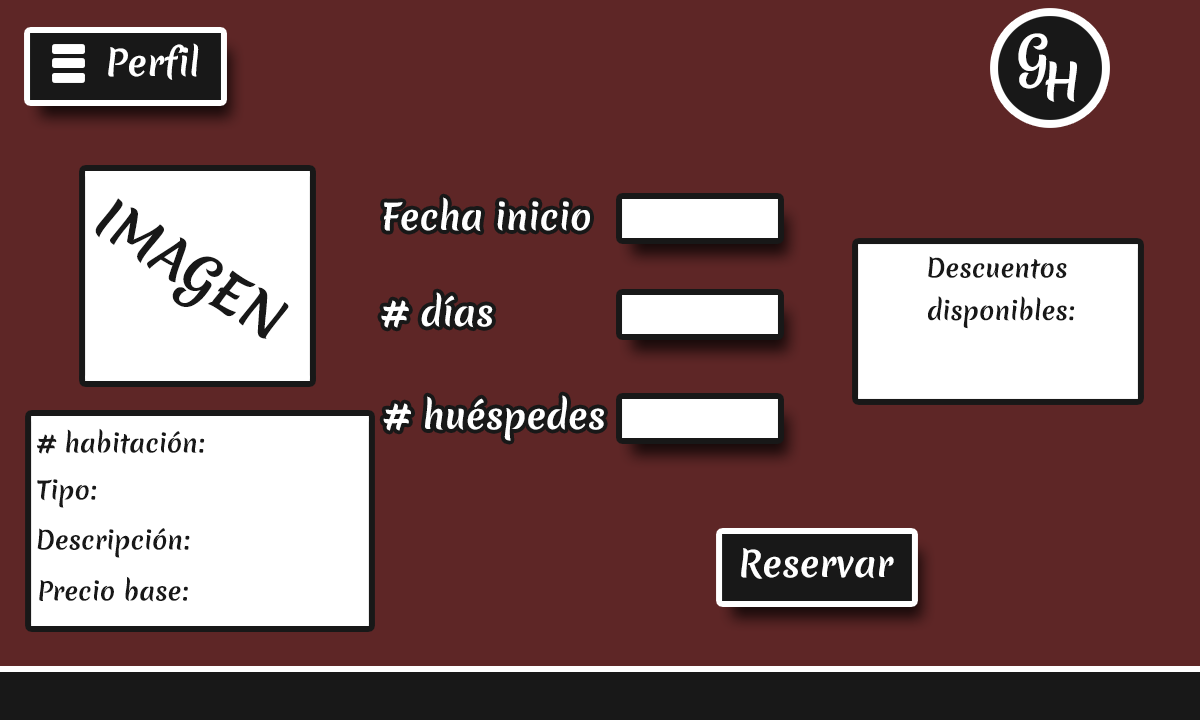
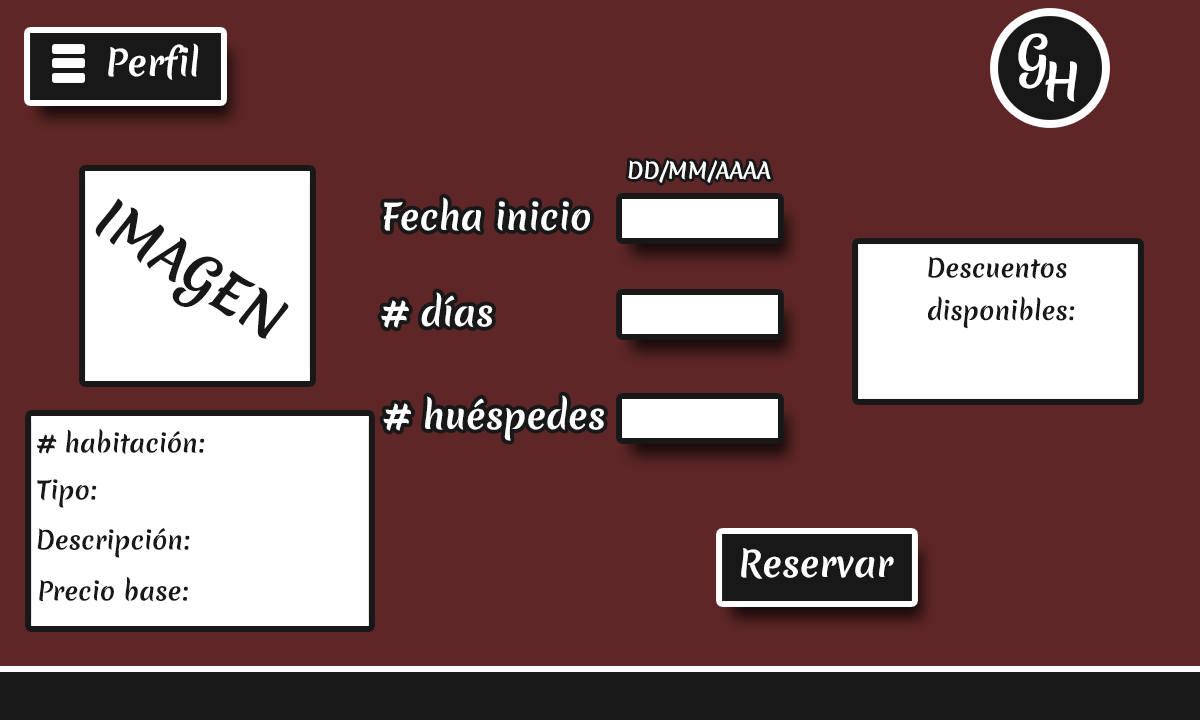
The second 1200×720 image is a revision of the first. Changes to its layers:
added layer "DD/MM/AAAA" in group "Date" over [628,160,771,183]
